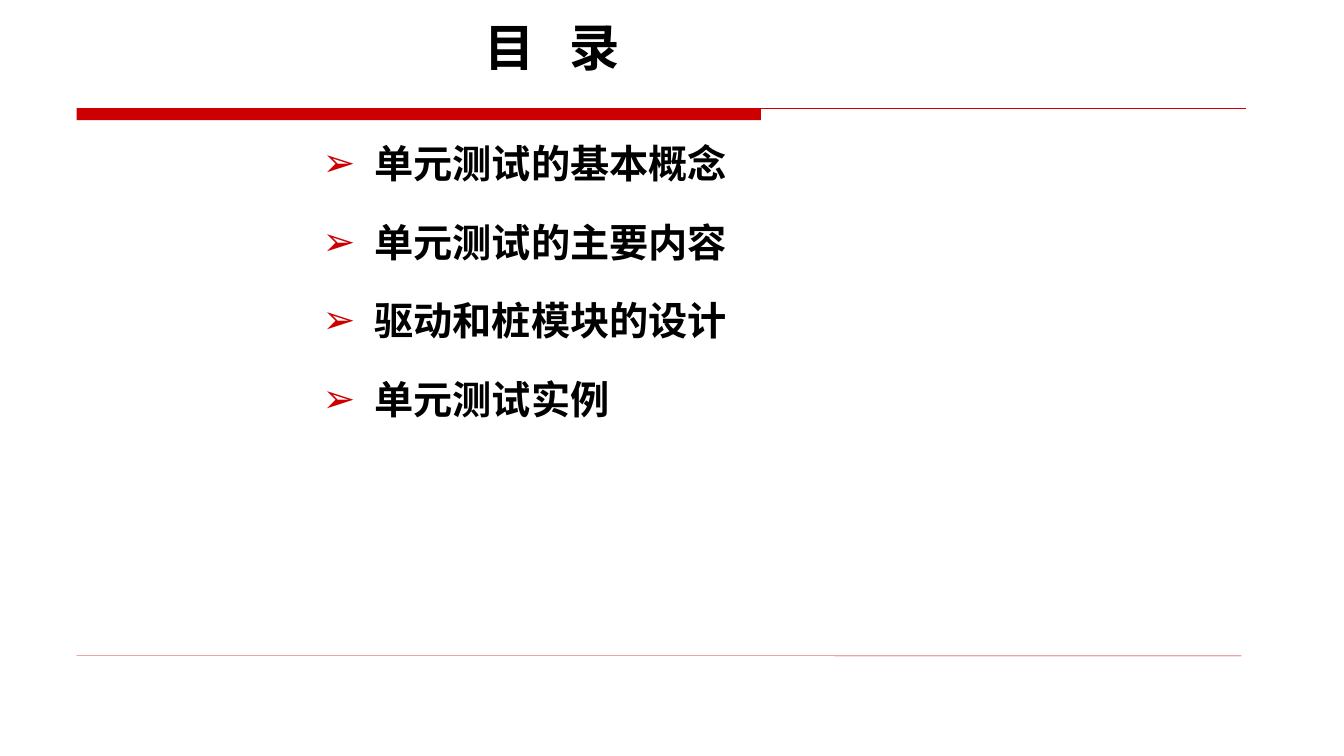
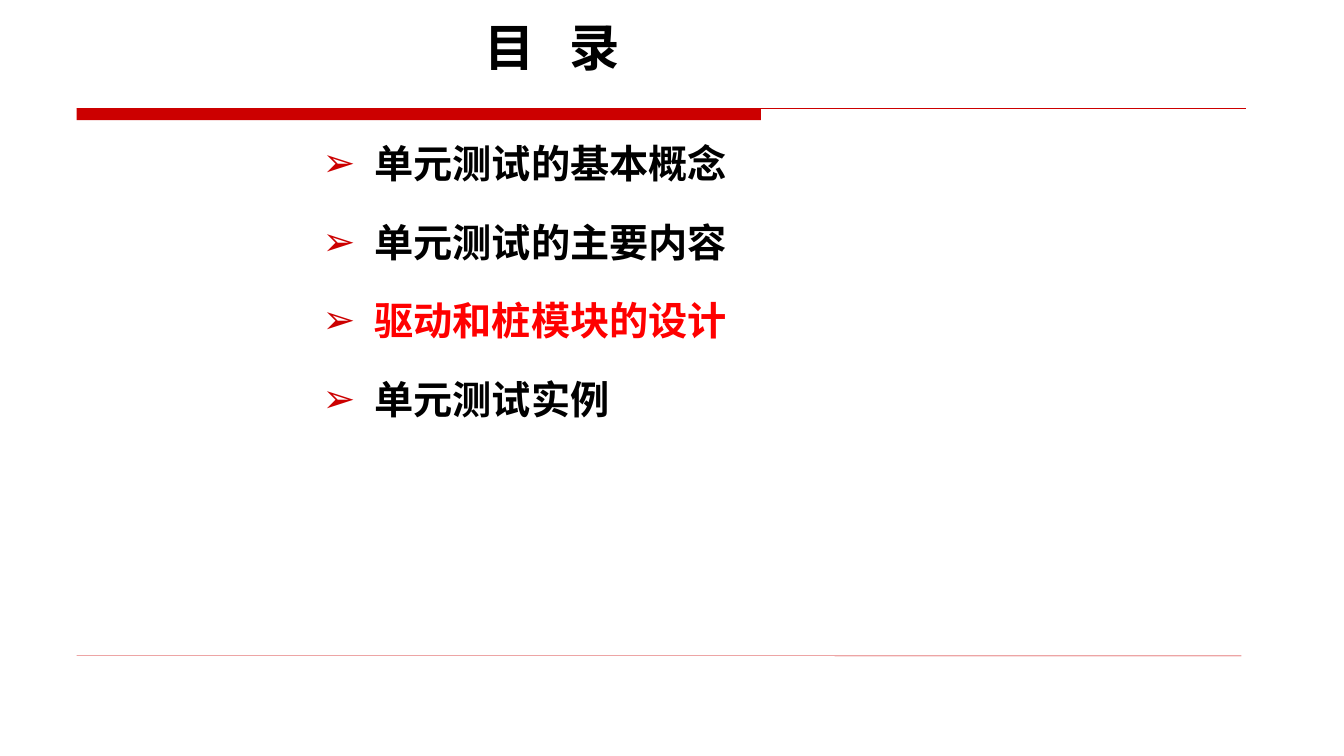
Before and after one commit to edu2act/course-foundation-software-tesing, a slide deck: slide 13 of materials/slides/7.pptx (slide 2 before the commit). Drawn at 1344x756 pixels with LibreOffice and Linux fonts; fonts in the diff are those of the drawing. Boxes give left, top, right and bottom in pixels: in the first picture for what was removed or moved away, otherwise in the second. Text is boxed around its words. In the diff, an @@ line names an element or a change of style, - is before the commit and + after.

```diff
--- a/materials/slides/7.pptx
+++ b/materials/slides/7.pptx
@@ text at bbox=[375, 301, 727, 339]: text colour #000000 to #FF0000 in "驱动和桩模块的设计" @@
```
Also in this commit, not shown: 8 other slides changed, 11 slides added, 1 slide removed, 4 other files.
